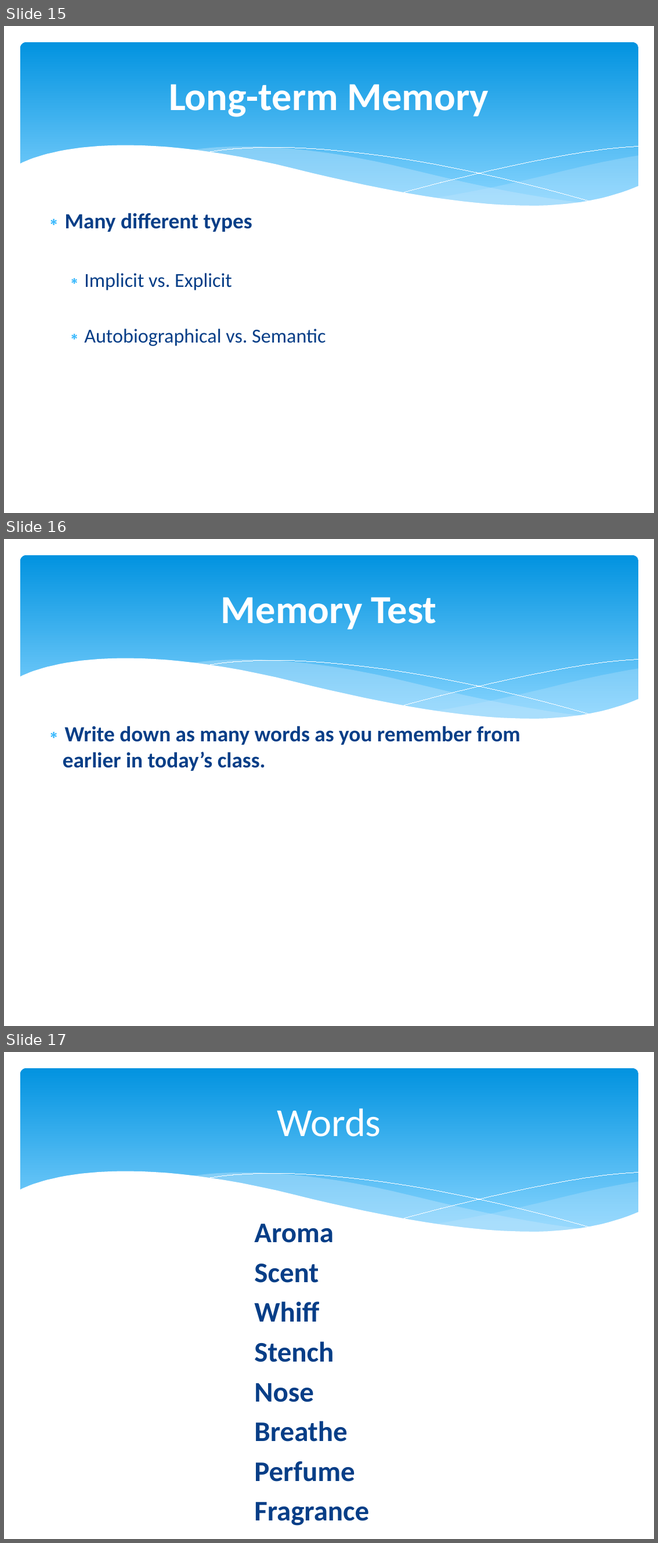
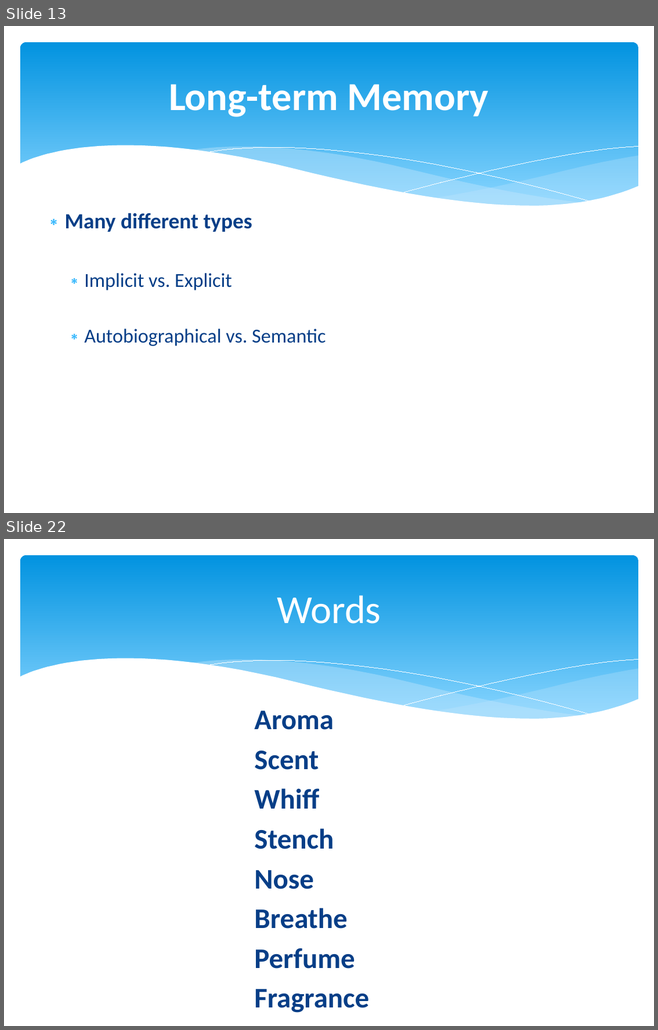
Before and after one commit to npm27/Teaching-Materials, a slide deck: Memory/Slides/0 First Day Info.pptx. Shown one above the other, each under a label of ours: slides 15, 16 and 17 before the commit, slides 13 and 22 after it; the slides between them are not shown. The pictures are 658x1543 and 658x1030 pixels, drawn with LibreOffice and Linux fonts; fonts in the diff are those of the drawing. Boxes give left, top, right and bottom in pixels: in the first picture for what was removed or moved away, otherwise in the second. Text is boxed around its words. In the diff, an @@ line names an element or a change of style, - is before the commit and + after.

```diff
--- a/Memory/Slides/0 First Day Info.pptx
+++ b/Memory/Slides/0 First Day Info.pptx
@@ slide 16 removed at [4,539,654,1026], background #FFFFFF; not listed: 6 template elements that a slide beside it also shows @@
@@ title removed at [221,597,437,629] @@
-Memory Test
@@ text removed at [63,726,520,771] @@
-∗ Write down as many words as you remember from earlier in today’s class.
@@ what was slide 15 is now slide 13 @@
@@ what was slide 17 is now slide 22 @@
```
Also in this commit, not shown: 3 slides changed, 7 slides added, 1 other slide removed.
